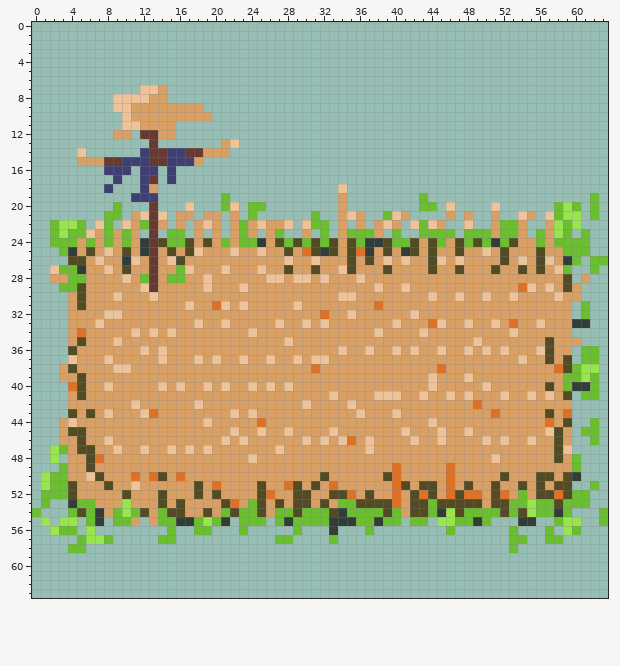
A pixel-art sprite gets an edit: assets/map/farm.png. The picture above was drawn from the file before the commit.
The file is 64x64 pixels.
The result:
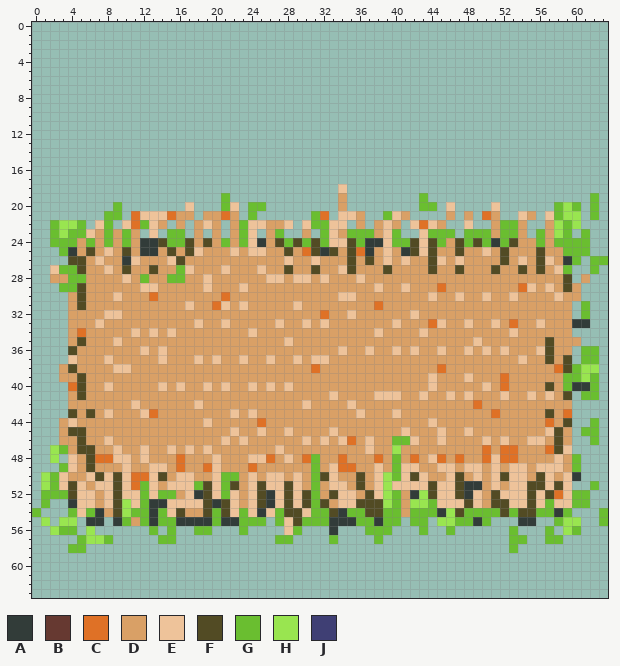
Palette (. is transparent): A #323c39  B #663931  C #df7126  D #d9a066  E #eec39a  F #524b24  G #6abe30  H #99e550  J #3f3f74
From the commit log: houses wood + farm
The exact change:
Changed rows in their new state; - is an unchanged pixel.
first column x 5:
 7 -------...------------------------------------
 8 ----......------------------------------------
 9 ----..........--------------------------------
10 -----..........-------------------------------
11 -----......-----------------------------------
12 ----..-....-----------------------------------
13 --------.-------..----------------------------
14 .------..........-----------------------------
15 ..............--------------------------------
16 ---...-..-.-----------------------------------
17 ----.--..-.-----------------------------------
18 ---.---..-------------------------------------
19 ------...-------------------------------------
20 --------.-------------------------------------
21 ------C-E-C-----C----------C-E---------------C
22 ------C-E----------E--------EE--------C-------
23 --------E----------E--------E-----E---E-------
24 --------A----------E--------EE----E---E-------
25 --------A----------E--------------E---E-------
26 --------D-------------------------------------
27 F-------F-------------------------------------
28 --------D-------------------------------------
29 --------E-------------------------------C-----
30 --------C-------C-----------------------------
first column x 52:
39 C
40 C
first column x 3:
46 -------------------------------------GG--------------E---
47 -------------------------------------H---------C-CC---C--
48 -E---CEE-E---C---E----EC-E-CG--C---C-G-C-EC-C--C-CC----E-
49 -E-----E--EE-C--CE---C------G-ECC--E-GEE--EE-EE-E-EE-EEE-
50 E----EFE-CE--EE--EGG-E-EE-E-G-E--F-EHGEFE--EF-E-E-EE--E-E
51 E-E-EEFECGE-EEEGFEGF-E-EEFE-G-EE-F-EHEEEE-EEFAA-E-EEF-E-E
52 --EE-EFEEGEGG-EAFEGE-E-AEFE-G--EE--EHG-AH-EE-AE--EEEFE--E
53 --EE-EF-EGAAEEEEFA-E-E-AEFE-G--EE---HG-HH-EEE-E---EEFE-EE
54 --E---F--GA-E----GFE-EAE-F-E------FFG--GG-----------F----
55 ---A--A--GA----AA--A-----EF------------------------------
56 ----------G--------------E---------GG---G----------------
57 -----------------------------------G---------------------
Boxes around the changes in both pictures, in picture pixels (x1, y1, x2, y2):
changed: (77, 85, 257, 301)
changed: (320, 211, 347, 247)
added: (482, 211, 491, 220)
changed: (383, 220, 446, 292)
changed: (500, 373, 509, 391)
changed: (59, 436, 572, 544)
